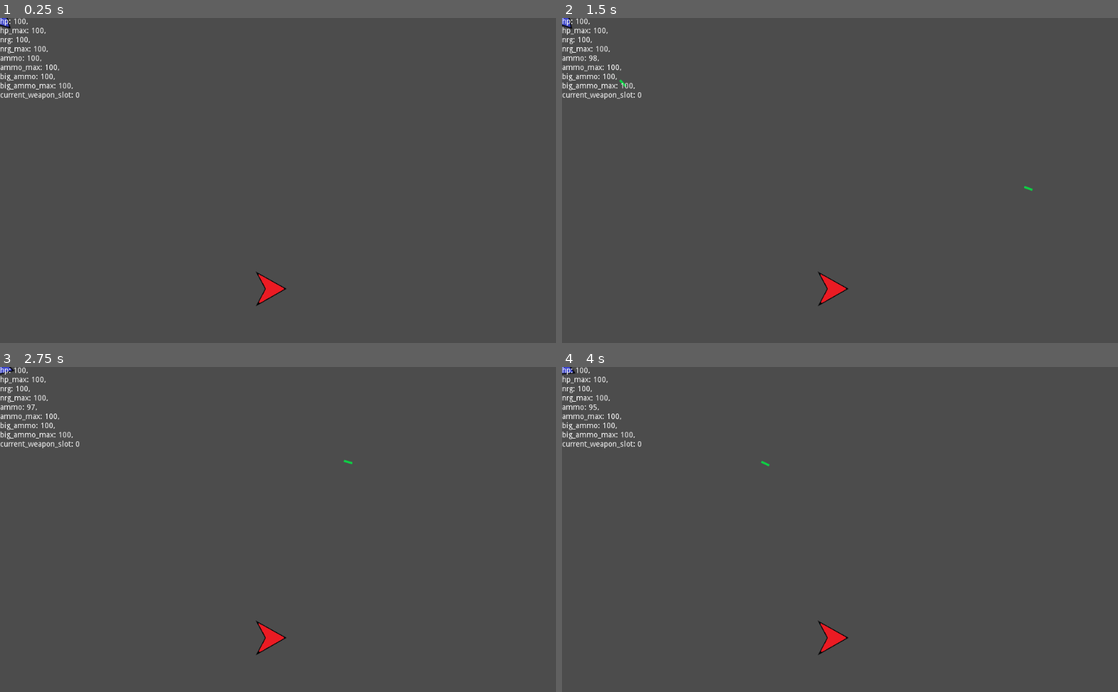
Above: before the commit, frames 1-4 (two rows, left to right).
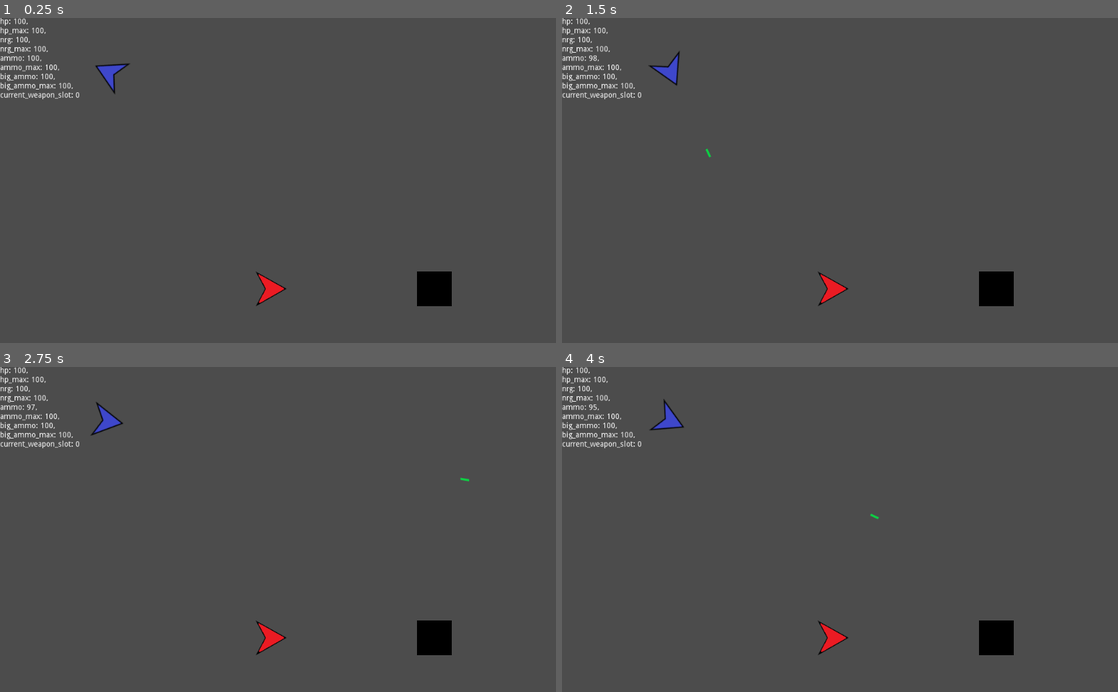
Above: after the commit, the same moments.

Repository: afkpuezo/blinkshooter
Game: Godot game, scene res://demo/demo.tscn
The game is run twice, just before and just after one commit, with the same random seed, the same clock (stepped at 60 frames per second) and the same inputs. The project has no main scene, so this scene is started directly.
Inputs (mouse positions are in pixels of both pictures, inside the frame that each line leads up to):
- Up to frame 1 (0.25 s): no input
- Up to frame 2 (1.5 s): tap Enter at 0.5 s; move the mouse to (962, 164) at 0.52 s; click (962, 164) at 0.6 s; move the mouse to (728, 196) at 1.27 s; click (728, 196) at 1.35 s
- Up to frame 3 (2.75 s): tap Space at 2 s; move the mouse to (333, 458) at 2.02 s; click (333, 458) at 2.1 s
- Up to frame 4 (4 s): move the mouse to (812, 594) at 2.77 s; click (812, 594) at 2.85 s; tap Enter at 3.5 s; move the mouse to (1006, 578) at 3.52 s; click (1006, 578) at 3.6 s

The runs differ from the first frame. In frame 1, 0.9% of the frame differs, in the area x 0-82%, y 0-89%; in frame 2, 1.0%, in the area x 0-85%, y 0-89%; in frame 3, 1.0%; in frame 4, 1.0%.

Commit message:
basic terrain

Diff:
--- a/bullet/bullet.gd
+++ b/bullet/bullet.gd
@@ -17,6 +17,7 @@
 	queue_free()
 
 
+## handles collisions with things that can be hurt, EG units
 func _on_HitBox_area_entered(area) -> void:
 	#print("DEBUG: bullet hitbox area entered by: %s" % area.name)
 	if area is HurtBox:
@@ -24,3 +25,12 @@
 		queue_free()
 	else:
 		print("DEBUG: Bullet._on_HitBox_area_entered() passed a non-HurtBox area: %s" % area.name)
+
+
+## handles collisions with things that aren't hurt, like walls
+func _on_BulletMover_collided(collision: KinematicCollision2D) -> void:
+	var other = collision.collider
+	if other is Wall:
+		queue_free()
+	else:
+		print("DEBUG: Bullet._on_BulletMover_collided() doesn't recognize collided object: %s" % other.name)
--- a/bullet/bullet.tscn
+++ b/bullet/bullet.tscn
@@ -13,7 +13,6 @@
 
 [node name="Bullet" type="KinematicBody2D"]
 collision_layer = 0
-collision_mask = 0
 script = ExtResource( 4 )
 
 [node name="MovementStats" type="Node" parent="."]
@@ -41,5 +40,6 @@
 [node name="CollisionShape2D" type="CollisionShape2D" parent="."]
 shape = SubResource( 2 )
 
+[connection signal="collided" from="BulletMover" to="." method="_on_BulletMover_collided"]
 [connection signal="timeout" from="Timer" to="." method="_on_Timer_timeout"]
 [connection signal="area_entered" from="HitBox" to="." method="_on_HitBox_area_entered"]
--- a/bullet/bullet_mover.gd
+++ b/bullet/bullet_mover.gd
@@ -1,6 +1,9 @@
 extends Node
 class_name BulletMover
 ## Just launches a bullet in the direction it's fired.
+
+
+signal collided(collision)
 
 
 onready var _stats: MovementStats = owner.get_node("MovementStats")
@@ -19,4 +22,6 @@
 
 func _physics_process(delta: float) -> void:
 	#_stats.velocity = owner.move_and_slide(_stats.velocity)
-	var collision = owner.move_and_collide(_stats.velocity * delta)
+	var collision: KinematicCollision2D = owner.move_and_collide(_stats.velocity * delta)
+	if collision:
+		emit_signal("collided", collision)
--- a/demo/demo.tscn
+++ b/demo/demo.tscn
@@ -1,20 +1,22 @@
-[gd_scene load_steps=10 format=2]
+[gd_scene load_steps=11 format=2]
 
-[ext_resource path="res://player/player.tscn" type="PackedScene" id=1]
+[ext_resource path="res://unit/player/player.tscn" type="PackedScene" id=1]
 [ext_resource path="res://ui/player_monitor_text.tscn" type="PackedScene" id=2]
-[ext_resource path="res://player/action/demo_action.gd" type="Script" id=3]
-[ext_resource path="res://player/action/blink.gd" type="Script" id=4]
-[ext_resource path="res://player/effect/teleport_effect.tscn" type="PackedScene" id=5]
-[ext_resource path="res://enemy/enemy.tscn" type="PackedScene" id=6]
-[ext_resource path="res://player/weapon/weapons/big_gun.tscn" type="PackedScene" id=7]
-[ext_resource path="res://player/weapon/weapon_bar.gd" type="Script" id=8]
-[ext_resource path="res://player/weapon/weapons/small_gun.tscn" type="PackedScene" id=9]
+[ext_resource path="res://unit/player/action/demo_action.gd" type="Script" id=3]
+[ext_resource path="res://unit/player/action/blink.gd" type="Script" id=4]
+[ext_resource path="res://unit/player/effect/teleport_effect.tscn" type="PackedScene" id=5]
+[ext_resource path="res://unit/enemy/enemy.tscn" type="PackedScene" id=6]
+[ext_resource path="res://unit/player/weapon/weapons/big_gun.tscn" type="PackedScene" id=7]
+[ext_resource path="res://unit/player/weapon/weapon_bar.gd" type="Script" id=8]
+[ext_resource path="res://unit/player/weapon/weapons/small_gun.tscn" type="PackedScene" id=9]
+[ext_resource path="res://terrain/wall/wall.tscn" type="PackedScene" id=10]
 
 [node name="World" type="Node2D"]
 
 [node name="PlayerMonitorText" parent="." instance=ExtResource( 2 )]
 
 [node name="Player" parent="." instance=ExtResource( 1 )]
+position = Vector2( 200, 100 )
 
 [node name="MovementStats" parent="Player" index="3"]
 MAX_SPEED = 200
@@ -28,6 +30,12 @@
 [node name="DemoAction" type="Node" parent="Player/ActionBar" index="1"]
 script = ExtResource( 3 )
 
+[node name="HurtBox" parent="Player" index="8"]
+visible = false
+
+[node name="CollisionPolygon2D" parent="Player/HurtBox" index="0"]
+visible = false
+
 [node name="WeaponBar" type="Node" parent="Player"]
 script = ExtResource( 8 )
 num_slots = 2
@@ -39,4 +47,7 @@
 [node name="Enemy" parent="." instance=ExtResource( 6 )]
 position = Vector2( 500, 500 )
 
+[node name="Wall" parent="." instance=ExtResource( 10 )]
+position = Vector2( 800, 500 )
+
 [editable path="Player"]
--- a/project.godot
+++ b/project.godot
@@ -12,17 +12,17 @@
 "base": "Node",
 "class": "Action",
 "language": "GDScript",
-"path": "res://player/action/action.gd"
+"path": "res://unit/player/action/action.gd"
 }, {
 "base": "Node",
 "class": "ActionBar",
 "language": "GDScript",
-"path": "res://player/action/action_bar.gd"
+"path": "res://unit/player/action/action_bar.gd"
 }, {
 "base": "Action",
 "class": "Blink",
 "language": "GDScript",
-"path": "res://player/action/blink.gd"
+"path": "res://unit/player/action/blink.gd"
 }, {
 "base": "KinematicBody2D",
 "class": "Bullet",
@@ -37,22 +37,22 @@
 "base": "Node2D",
 "class": "BulletSpawnPoint",
 "language": "GDScript",
-"path": "res://player/weapon/bullet_spawn_point.gd"
+"path": "res://unit/player/weapon/bullet_spawn_point.gd"
 }, {
 "base": "Node",
 "class": "CombatResource",
 "language": "GDScript",
-"path": "res://combat_resource/combat_resource.gd"
+"path": "res://unit/combat_resource/combat_resource.gd"
 }, {
 "base": "Action",
 "class": "DemoAction",
 "language": "GDScript",
-"path": "res://player/action/demo_action.gd"
+"path": "res://unit/player/action/demo_action.gd"
 }, {
 "base": "Unit",
 "class": "Enemy",
 "language": "GDScript",
-"path": "res://enemy/enemy.gd"
+"path": "res://unit/enemy/enemy.gd"
 }, {
 "base": "Area2D",
 "class": "HitBox",
@@ -67,7 +67,7 @@
 "base": "Node",
 "class": "InputMover",
 "language": "GDScript",
-"path": "res://player/input_mover.gd"
+"path": "res://unit/player/input_mover.gd"
 }, {
 "base": "Node",
 "class": "MovementStats",
@@ -82,7 +82,7 @@
 "base": "Unit",
 "class": "Player",
 "language": "GDScript",
-"path": "res://player/player.gd"
+"path": "res://unit/player/player.gd"
 }, {
 "base": "CanvasLayer",
 "class": "PlayerMonitorText",
@@ -92,7 +92,7 @@
 "base": "KinematicBody2D",
 "class": "Reticle",
 "language": "GDScript",
-"path": "res://player/reticle/reticle.gd"
+"path": "res://unit/player/reticle/reticle.gd"
 }, {
 "base": "Node2D",
 "class": "Spawner",
@@ -112,22 +112,27 @@
 "base": "Node2D",
 "class": "TeleportEffect",
 "language": "GDScript",
-"path": "res://player/effect/teleport_effect.gd"
+"path": "res://unit/player/effect/teleport_effect.gd"
 }, {
 "base": "KinematicBody2D",
 "class": "Unit",
 "language": "GDScript",
 "path": "res://unit/unit.gd"
 }, {
+"base": "StaticBody2D",
+"class": "Wall",
+"language": "GDScript",
+"path": "res://terrain/wall/wall.gd"
+}, {
 "base": "Action",
 "class": "Weapon",
 "language": "GDScript",
-"path": "res://player/weapon/weapon.gd"
+"path": "res://unit/player/weapon/weapon.gd"
 }, {
 "base": "Node",
 "class": "WeaponBar",
 "language": "GDScript",
-"path": "res://player/weapon/weapon_bar.gd"
+"path": "res://unit/player/weapon/weapon_bar.gd"
 } ]
 _global_script_class_icons={
 "Action": "",
@@ -152,6 +157,7 @@
 "StateMachine": "",
 "TeleportEffect": "",
 "Unit": "",
+"Wall": "",
 "Weapon": "",
 "WeaponBar": ""
 }
@@ -159,12 +165,12 @@
 [application]
 
 config/name="blinkshooter"
-config/icon="res://icon.png"
+config/icon="res://terrain/wall/icon.png"
 
 [autoload]
 
 GameEvents="*res://game_events/game_events.tscn"
-TargetReticle="*res://player/reticle/reticle.tscn"
+TargetReticle="*res://unit/player/reticle/reticle.tscn"
 GameSpawner="*res://spawner/spawner.gd"
 
 [global]
--- /dev/null
+++ b/terrain/wall/wall.gd
@@ -0,0 +1,2 @@
+extends StaticBody2D
+class_name Wall
--- /dev/null
+++ b/terrain/wall/wall.tscn
@@ -0,0 +1,17 @@
+[gd_scene load_steps=4 format=2]
+
+[ext_resource path="res://terrain/wall/wall.png" type="Texture" id=1]
+[ext_resource path="res://terrain/wall/wall.gd" type="Script" id=2]
+
+[sub_resource type="RectangleShape2D" id=1]
+extents = Vector2( 32, 32 )
+
+[node name="Wall" type="StaticBody2D"]
+collision_mask = 0
+script = ExtResource( 2 )
+
+[node name="Sprite" type="Sprite" parent="."]
+texture = ExtResource( 1 )
+
+[node name="CollisionShape2D" type="CollisionShape2D" parent="."]
+shape = SubResource( 1 )
--- a/enemy/enemy.gd
+++ b/unit/enemy/enemy.gd
@@ -15,5 +15,5 @@
 
 ## the fact that I have to extend this makes me think I'm doing something wrong
 func take_damage(amount, source) -> void:
-	#print("DEBUG: enemy taking damage: %d" % amount)
+	print("DEBUG: enemy taking damage: %d" % amount)
 	.take_damage(amount, source)
--- a/enemy/enemy.tscn
+++ b/unit/enemy/enemy.tscn
@@ -1,24 +1,24 @@
 [gd_scene load_steps=7 format=2]
 
-[ext_resource path="res://enemy/enemy.png" type="Texture" id=1]
-[ext_resource path="res://hit_boxes/hit_box.gd" type="Script" id=2]
-[ext_resource path="res://enemy/enemy.gd" type="Script" id=3]
-[ext_resource path="res://unit/mover.gd" type="Script" id=4]
-[ext_resource path="res://combat_resource/combat_resource.gd" type="Script" id=5]
-[ext_resource path="res://hit_boxes/hurt_box.gd" type="Script" id=6]
+[ext_resource path="res://unit/enemy/enemy.gd" type="Script" id=1]
+[ext_resource path="res://unit/combat_resource/combat_resource.gd" type="Script" id=2]
+[ext_resource path="res://hit_boxes/hit_box.gd" type="Script" id=3]
+[ext_resource path="res://unit/enemy/enemy.png" type="Texture" id=4]
+[ext_resource path="res://hit_boxes/hurt_box.gd" type="Script" id=5]
+[ext_resource path="res://unit/mover.gd" type="Script" id=6]
 
 [node name="Enemy" type="KinematicBody2D"]
 collision_layer = 0
 collision_mask = 0
-script = ExtResource( 3 )
+script = ExtResource( 1 )
 
 [node name="Sprite" type="Sprite" parent="."]
-texture = ExtResource( 1 )
+texture = ExtResource( 4 )
 
 [node name="HitBox" type="Area2D" parent="."]
 collision_layer = 8
 collision_mask = 0
-script = ExtResource( 2 )
+script = ExtResource( 3 )
 
 [node name="CollisionPolygon2D" type="CollisionPolygon2D" parent="HitBox"]
 build_mode = 1
@@ -30,16 +30,15 @@
 [node name="CombatResources" type="Node" parent="."]
 
 [node name="Health" type="Node" parent="CombatResources"]
-script = ExtResource( 5 )
-INITIAL_VALUE = 100
+script = ExtResource( 2 )
 
 [node name="Mover" type="Node" parent="."]
-script = ExtResource( 4 )
+script = ExtResource( 6 )
 
 [node name="HurtBox" type="Area2D" parent="."]
 collision_layer = 4
 collision_mask = 0
-script = ExtResource( 6 )
+script = ExtResource( 5 )
 
 [node name="CollisionPolygon2D" type="CollisionPolygon2D" parent="HurtBox"]
 build_mode = 1
--- a/Player/action/blink.gd
+++ b/unit/player/action/blink.gd
@@ -15,6 +15,11 @@
 
 
 func can_do_action() -> bool:
+	var target_position = TargetReticle.get_true_global_position()
+	var distance = user.position.distance_to(target_position)
+	if distance < MIN_RANGE:
+		return false # TODO: explain why it failed?
+	# TODO check for room at target location
 	return true
 
 
@@ -22,8 +27,8 @@
 func do_action():
 	var target_position = TargetReticle.get_true_global_position()
 	var distance = user.position.distance_to(target_position)
-	if distance < MIN_RANGE:
-		return # TODO: explain why it failed?
+	#if distance < MIN_RANGE: # covered in can_do_action()
+		#return # TODO: explain why it failed?
 	if distance > MAX_RANGE:
 		# go as far as we can
 		var direction: Vector2 = \
--- a/Player/effect/teleport_effect.tscn
+++ b/unit/player/effect/teleport_effect.tscn
@@ -1,7 +1,7 @@
 [gd_scene load_steps=5 format=2]
 
-[ext_resource path="res://player/effect/teleport_particle.png" type="Texture" id=1]
-[ext_resource path="res://player/effect/teleport_effect.gd" type="Script" id=2]
+[ext_resource path="res://unit/player/effect/teleport_particle.png" type="Texture" id=1]
+[ext_resource path="res://unit/player/effect/teleport_effect.gd" type="Script" id=2]
 
 [sub_resource type="Animation" id=2]
 resource_name = "Idle"
--- a/Player/input_mover.gd
+++ b/unit/player/input_mover.gd
@@ -40,7 +40,8 @@
 								movement_stats.FRICTION * movement_stats.velocity.length(),
 								1)) # fixes very slow friction at low speeds
 	#stats.velocity = owner.move_and_slide(stats.velocity)
-	unit.move_and_collide(movement_stats.velocity * delta)
+	#unit.move_and_collide(movement_stats.velocity * delta)
+	unit.move_and_slide(movement_stats.velocity)
 
 
 # ----------
--- a/Player/Player.tscn
+++ b/unit/player/player.tscn
@@ -1,13 +1,13 @@
 [gd_scene load_steps=11 format=2]
 
-[ext_resource path="res://player/player.gd" type="Script" id=1]
-[ext_resource path="res://player/player_character.png" type="Texture" id=2]
-[ext_resource path="res://combat_resource/combat_resource.gd" type="Script" id=3]
-[ext_resource path="res://player/input_mover.gd" type="Script" id=4]
-[ext_resource path="res://movement_stats/movement_stats.gd" type="Script" id=5]
-[ext_resource path="res://player/weapon/bullet_spawn_point.gd" type="Script" id=6]
-[ext_resource path="res://player/action/action_bar.gd" type="Script" id=7]
-[ext_resource path="res://hit_boxes/hurt_box.gd" type="Script" id=8]
+[ext_resource path="res://unit/player/weapon/bullet_spawn_point.gd" type="Script" id=1]
+[ext_resource path="res://unit/player/action/action_bar.gd" type="Script" id=2]
+[ext_resource path="res://unit/combat_resource/combat_resource.gd" type="Script" id=3]
+[ext_resource path="res://unit/player/input_mover.gd" type="Script" id=4]
+[ext_resource path="res://unit/player/player_character.png" type="Texture" id=5]
+[ext_resource path="res://movement_stats/movement_stats.gd" type="Script" id=6]
+[ext_resource path="res://hit_boxes/hurt_box.gd" type="Script" id=7]
+[ext_resource path="res://unit/player/player.gd" type="Script" id=8]
 
 [sub_resource type="Animation" id=1]
 resource_name = "Idle"
@@ -43,11 +43,10 @@
 [node name="Player" type="KinematicBody2D"]
 z_index = 1
 collision_layer = 0
-collision_mask = 0
-script = ExtResource( 1 )
+script = ExtResource( 8 )
 
 [node name="Sprite" type="Sprite" parent="."]
-texture = ExtResource( 2 )
+texture = ExtResource( 5 )
 
 [node name="CombatResources" type="Node" parent="."]
 
@@ -78,15 +77,15 @@
 script = ExtResource( 4 )
 
 [node name="MovementStats" type="Node" parent="."]
-script = ExtResource( 5 )
+script = ExtResource( 6 )
 FRICTION = 0.15
 
 [node name="ActionBar" type="Node" parent="."]
-script = ExtResource( 7 )
+script = ExtResource( 2 )
 
 [node name="BulletSpawnPoint" type="Node2D" parent="."]
 position = Vector2( 48, 0 )
-script = ExtResource( 6 )
+script = ExtResource( 1 )
 
 [node name="AnimationPlayer" type="AnimationPlayer" parent="."]
 anims/Idle = SubResource( 1 )
--- a/Player/reticle/reticle.tscn
+++ b/unit/player/reticle/reticle.tscn
@@ -1,20 +1,20 @@
 [gd_scene load_steps=9 format=2]
 
-[ext_resource path="res://player/reticle/reticle.png" type="Texture" id=1]
-[ext_resource path="res://player/reticle/reticle.gd" type="Script" id=2]
-[ext_resource path="res://player/reticle/mouse.gd" type="Script" id=3]
-[ext_resource path="res://state_machine/state_machine.gd" type="Script" id=4]
-[ext_resource path="res://player/reticle/controller.gd" type="Script" id=5]
-[ext_resource path="res://player/reticle/disabled.gd" type="Script" id=6]
-[ext_resource path="res://movement_stats/movement_stats.gd" type="Script" id=7]
-[ext_resource path="res://player/input_mover.gd" type="Script" id=8]
+[ext_resource path="res://unit/player/reticle/reticle.gd" type="Script" id=1]
+[ext_resource path="res://unit/player/reticle/mouse.gd" type="Script" id=2]
+[ext_resource path="res://unit/player/reticle/controller.gd" type="Script" id=3]
+[ext_resource path="res://unit/player/reticle/disabled.gd" type="Script" id=4]
+[ext_resource path="res://unit/player/input_mover.gd" type="Script" id=5]
+[ext_resource path="res://unit/player/reticle/reticle.png" type="Texture" id=6]
+[ext_resource path="res://state_machine/state_machine.gd" type="Script" id=7]
+[ext_resource path="res://movement_stats/movement_stats.gd" type="Script" id=8]
 
 [node name="Reticle" type="KinematicBody2D"]
-script = ExtResource( 2 )
+script = ExtResource( 1 )
 
 [node name="Sprite" type="Sprite" parent="."]
 visible = false
-texture = ExtResource( 1 )
+texture = ExtResource( 6 )
 
 [node name="VisNodes" type="Node2D" parent="."]
 
@@ -31,24 +31,24 @@
 rect = Rect2( -2, -2, 4, 4 )
 
 [node name="StateMachine" type="Node" parent="."]
-script = ExtResource( 4 )
+script = ExtResource( 7 )
 initial_state = NodePath("Mouse")
 
 [node name="Mouse" type="Node" parent="StateMachine"]
+script = ExtResource( 2 )
+
+[node name="Controller" type="Node" parent="StateMachine"]
 script = ExtResource( 3 )
 
-[node name="Controller" type="Node" parent="StateMachine"]
+[node name="InputMover" type="Node" parent="StateMachine/Controller"]
 script = ExtResource( 5 )
-
-[node name="InputMover" type="Node" parent="StateMachine/Controller"]
-script = ExtResource( 8 )
 input_axis = "ui_reticle"
 
 [node name="Disabled" type="Node" parent="StateMachine"]
-script = ExtResource( 6 )
+script = ExtResource( 4 )
 
 [node name="MovementStats" type="Node" parent="."]
-script = ExtResource( 7 )
+script = ExtResource( 8 )
 ACCELERATION = 800
 MAX_SPEED = 1200
 FRICTION = 1.0
--- a/Player/weapon/weapons/big_gun.tscn
+++ b/unit/player/weapon/weapons/big_gun.tscn
@@ -1,6 +1,6 @@
 [gd_scene load_steps=3 format=2]
 
-[ext_resource path="res://player/weapon/weapon.gd" type="Script" id=1]
+[ext_resource path="res://unit/player/weapon/weapon.gd" type="Script" id=1]
 [ext_resource path="res://bullet/bullets/big_bullet.tscn" type="PackedScene" id=2]
 
 [node name="BigGun" type="Node"]
--- a/Player/weapon/weapons/small_gun.tscn
+++ b/unit/player/weapon/weapons/small_gun.tscn
@@ -1,6 +1,6 @@
 [gd_scene load_steps=3 format=2]
 
-[ext_resource path="res://player/weapon/weapon.gd" type="Script" id=1]
+[ext_resource path="res://unit/player/weapon/weapon.gd" type="Script" id=1]
 [ext_resource path="res://bullet/bullets/small_bullet.tscn" type="PackedScene" id=2]
 
 [node name="SmallGun" type="Node"]
Not shown, removed: Player/player_character.png.import
Renamed: icon.png -> icon2.png
Binary file added: terrain/wall/wall.png
Not shown, added: terrain/wall/wall.png.import
Renamed: combat_resource/combat_resource.gd -> unit/combat_resource/combat_resource.gd
Renamed: enemy/enemy.png -> unit/enemy/enemy.png
Not shown, changed: unit/enemy/enemy.png.import
Renamed: Player/action/action.gd -> unit/player/action/action.gd
Renamed: Player/action/action_bar.gd -> unit/player/action/action_bar.gd
Renamed: Player/action/demo_action.gd -> unit/player/action/demo_action.gd
Renamed: Player/effect/teleport_effect.gd -> unit/player/effect/teleport_effect.gd
Renamed: Player/effect/teleport_particle.png -> unit/player/effect/teleport_particle.png
(and 14 more such lines)
